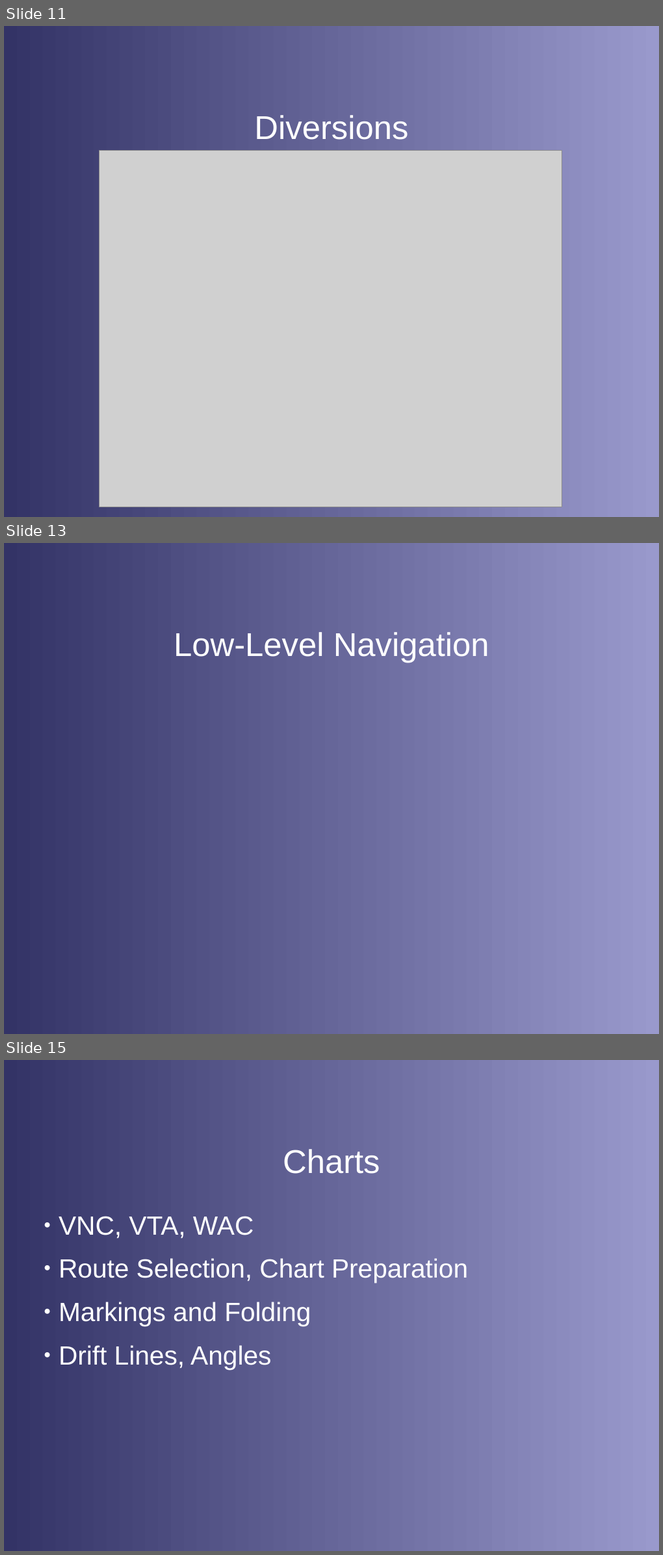
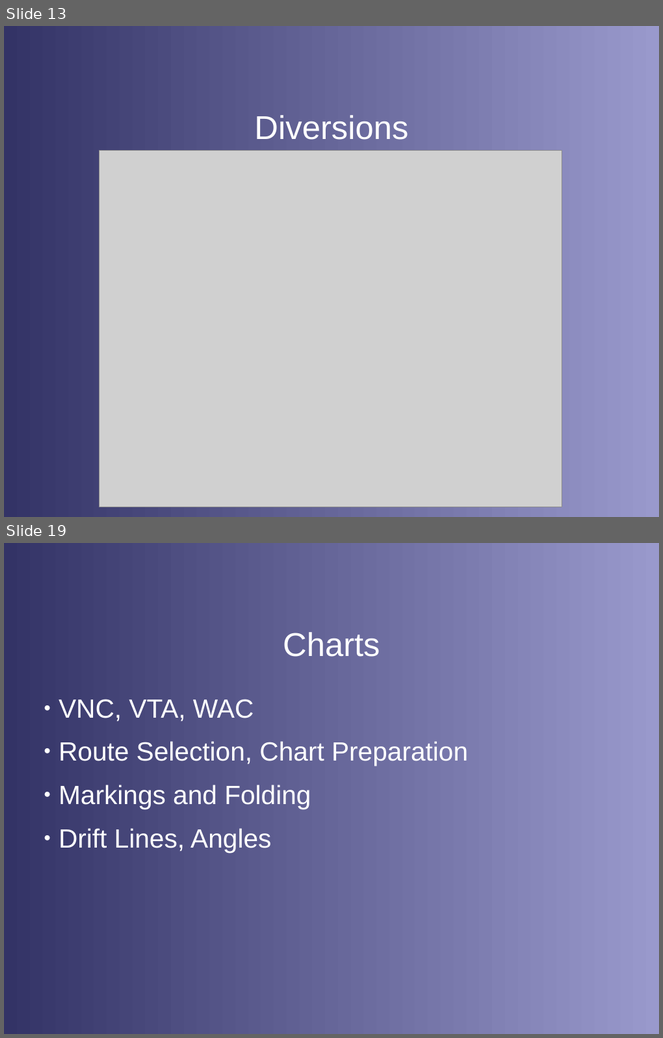
Before and after one commit to stephanheinemann/flight, a slide deck: FI/Navigation/Navigation.odp. Shown one above the other, each under a label of ours: slides 11, 13 and 15 before the commit, slides 13 and 19 after it; the slides between them are not shown. The pictures are 663x1555 and 663x1038 pixels, drawn with LibreOffice and Linux fonts; fonts in the diff are those of the drawing; grey boxes stand for pictures; background and template pictures are left out. Boxes give left, top, right and bottom in pixels: in the first picture for what was removed or moved away, otherwise in the second. Text is boxed around its words. In the diff, an @@ line names an element or a change of style, - is before the commit and + after.

Commit message:
extended navigation presentation

```diff
--- a/FI/Navigation/Navigation.odp
+++ b/FI/Navigation/Navigation.odp
@@ slide 13 removed at (4,543,659,1034), background gradient #333366 to #9999CC @@
@@ title removed at (174,632,490,663) @@
-Low-Level Navigation
@@ what was slide 11 is now slide 13 @@
@@ what was slide 15 is now slide 19 @@
```
Also in this commit, not shown: 3 slides changed, 5 slides added, 3 other files.
